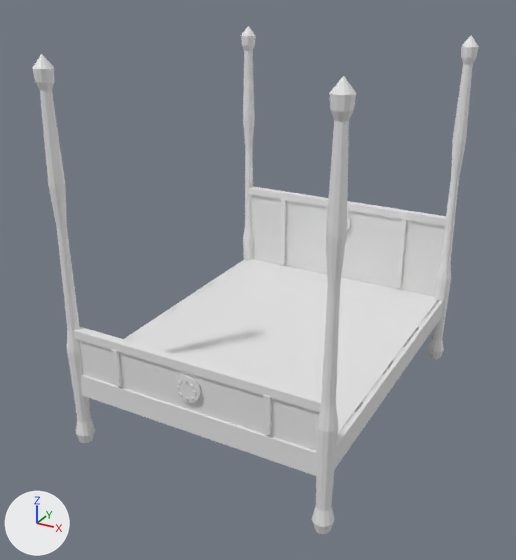
Before and after pictures for a commit that changed the OBJ model src/models/caelum/props/luxury/ca_luxury_bed.obj.
One viewpoint serves both versions: a 50 mm camera at (56.8, -111.5, 80.1) aimed at (-1.9, -4.7, 26.8). Every picture has the same lights, and +X, +Y and +Z are marked at lower left. The picture after the commit comes second. Materials are left out; every surface is plain grey. Where no turn or scale is listed for an object, it has been applied to the vertices. Vertices at exactly the same position are counted once.

Names of what the first picture shows: 'CaelumLuxuryBed'.
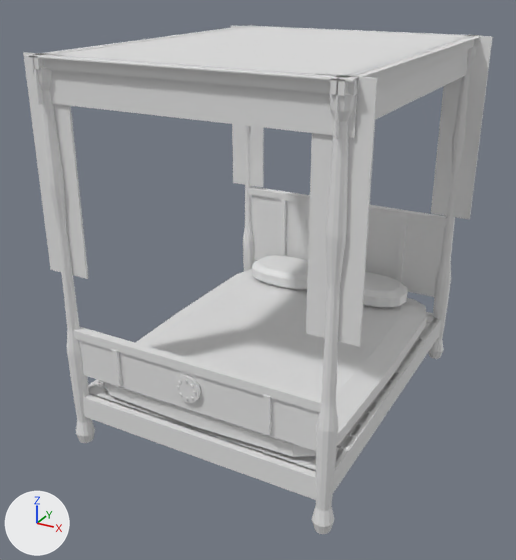
What the commit changed:
me_caelumluxurybed is used by ob_caelumluxurybed; location (0.0, 0.0, 0.0).
me_caelumluxurybed had 1028 vertices, 990 faces and spanned x -25.6..25.6, y -32.5..32.5, z 0.0..68.3.
me_caelumluxurybed now has 1322 vertices, 1302 faces and spans x -27.8..27.8, y -32.5..32.5, z 0.0..68.3.
me_caelumluxurybed part 1: the loose piece of 8 vertices spanning x -24.6..-23.1, y -30.8..30.8, z 10.2..14.4 is moved by (0.0, 0.0, -4.5).
me_caelumluxurybed part 2: the loose piece of 8 vertices spanning x 23.1..24.6, y -30.8..30.8, z 10.2..14.4 is moved by (0.0, 0.0, -4.5).
me_caelumluxurybed part 3: the loose piece of 8 vertices spanning x -23.8..23.8, y -31.6..-30.0, z 10.2..14.4 is moved by (0.0, 0.0, -4.5).
me_caelumluxurybed part 4: the loose piece of 8 vertices spanning x -23.8..23.8, y 27.0..30.3, z 13.6..14.4 is moved by (0.0, 0.0, -4.5).
me_caelumluxurybed part 5: the loose piece of 8 vertices spanning x -23.8..23.8, y 23.2..26.5, z 13.6..14.4 is moved by (0.0, 0.0, -4.5).
me_caelumluxurybed part 6: the loose piece of 8 vertices spanning x -23.8..23.8, y 19.4..22.7, z 13.6..14.4 is moved by (0.0, 0.0, -4.5).
me_caelumluxurybed part 7: the loose piece of 8 vertices spanning x -23.8..23.8, y -11.2..-7.9, z 13.6..14.4 is moved by (0.0, 0.0, -4.5).
me_caelumluxurybed part 8: the loose piece of 8 vertices spanning x -23.8..23.8, y -15.0..-11.7, z 13.6..14.4 is moved by (0.0, 0.0, -4.5).
me_caelumluxurybed part 9: the loose piece of 8 vertices spanning x -23.8..23.8, y -18.9..-15.6, z 13.6..14.4 is moved by (0.0, 0.0, -4.5).
me_caelumluxurybed part 10: the loose piece of 8 vertices spanning x -23.8..23.8, y -22.7..-19.4, z 13.6..14.4 is moved by (0.0, 0.0, -4.5).
me_caelumluxurybed part 11: the loose piece of 8 vertices spanning x -23.8..23.8, y -26.5..-23.2, z 13.6..14.4 is moved by (0.0, 0.0, -4.5).
me_caelumluxurybed part 12: the loose piece of 8 vertices spanning x -23.8..23.8, y -30.3..-27.0, z 13.6..14.4 is moved by (0.0, 0.0, -4.5).
me_caelumluxurybed part 13: a new loose piece, a box spanning x -25.6..25.6, y 29.9..31.6, z 66.4..68.3.
me_caelumluxurybed part 14: a new loose piece, a box spanning x -25.6..25.6, y -31.6..-29.9, z 66.4..68.3.
me_caelumluxurybed part 15: a new loose piece, a box spanning x -25.6..25.6, y -30.85..-30.66, z 61.25..68.29.
me_caelumluxurybed part 16: a new loose piece, a box spanning x -24.7..-23.0, y -32.5..32.5, z 66.4..68.3.
me_caelumluxurybed part 17: a new loose piece, a box spanning x -23.94..-23.74, y -32.51..32.51, z 61.25..68.29.
me_caelumluxurybed part 18: the loose piece of 8 vertices spanning x -23.5..23.5, y -30.4..30.4, z 14.4..14.5 is rebuilt with 66 vertices and now spans x -23.5..23.5, y -30.4..30.4, z 9.9..14.4.
me_caelumluxurybed part 19: 48 vertices moved from x -25.3..25.3, y -32.2..32.2, z 14.4 to x -25.3..25.3, y -32.2..32.2, z 9.9; 188 vertices added at x -27.8..27.8, y -32.5..32.5, z 14.4..68.3.
Other edits to the shape of me_caelumluxurybed do not show in these pictures.

What differs and where, as boxes (x1, y1, x2, y2) in the pictures (516 x 560 px; the box of a moved part takes in the faces that stretch with it):
'CaelumLuxuryBed', reshaped
    before: (32, 26, 479, 534)
    after: (23, 25, 493, 534)
part 1 of me_caelumluxurybed, moved or reshaped (mostly hidden)
    before: (124, 259, 247, 340)
    after: (88, 379, 102, 391)
part 2 of me_caelumluxurybed, moved or reshaped
    before: (335, 300, 443, 468)
    after: (333, 318, 441, 493)
part 3 of me_caelumluxurybed, moved or reshaped
    before: (81, 375, 317, 476)
    after: (83, 394, 316, 500)
part 4 of me_caelumluxurybed, moved or reshaped (not visible before)
    after: (426, 315, 435, 323)
part 5 of me_caelumluxurybed, moved or reshaped
    before: (234, 264, 435, 311)
    after: (423, 322, 432, 330)
part 6 of me_caelumluxurybed, moved or reshaped
    before: (226, 269, 430, 318)
    after: (418, 330, 428, 338)
part 7 of me_caelumluxurybed, moved or reshaped
    before: (147, 321, 379, 390)
    after: (365, 401, 377, 412)
part 8 of me_caelumluxurybed, moved or reshaped
    before: (135, 328, 371, 401)
    after: (356, 412, 367, 424)
part 9 of me_caelumluxurybed, moved or reshaped
    before: (127, 336, 363, 412)
    after: (347, 423, 360, 436)
part 10 of me_caelumluxurybed, moved or reshaped (mostly hidden)
    before: (346, 414, 355, 424)
    after: (337, 435, 353, 448)
part 11 of me_caelumluxurybed, moved or reshaped
    before: (337, 426, 346, 437)
    after: (100, 381, 343, 459)
part 12 of me_caelumluxurybed, moved or reshaped (not visible before)
    after: (89, 385, 316, 472)
part 13 of me_caelumluxurybed, added
    after: (239, 25, 481, 47)
part 14 of me_caelumluxurybed, added
    after: (29, 53, 361, 95)
part 15 of me_caelumluxurybed, added
    after: (45, 54, 358, 138)
part 16 of me_caelumluxurybed, added
    after: (28, 25, 252, 69)
part 17 of me_caelumluxurybed, added
    after: (32, 27, 238, 105)
part 18 of me_caelumluxurybed, rebuilt
    before: (128, 259, 438, 433)
    after: (103, 269, 427, 457)
part 19 of me_caelumluxurybed, built on
    before: (67, 241, 451, 511)
    after: (23, 25, 493, 511)
